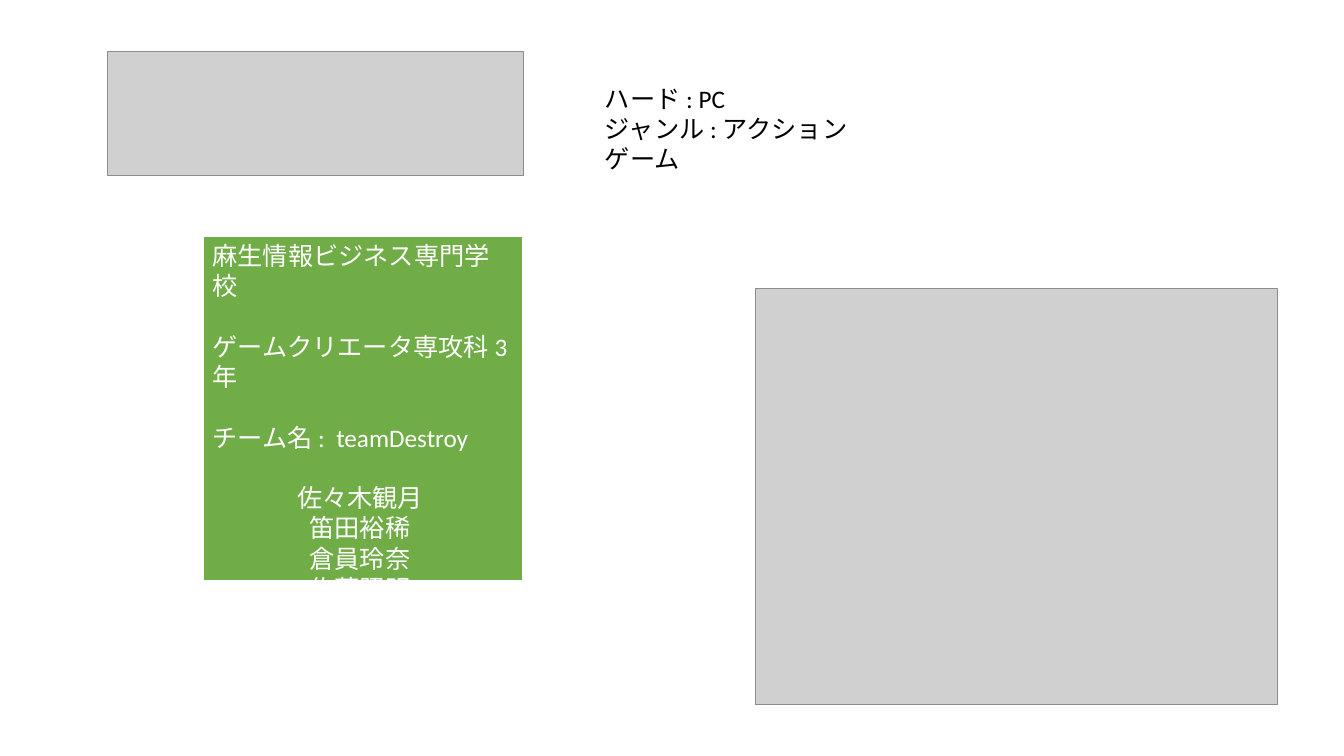
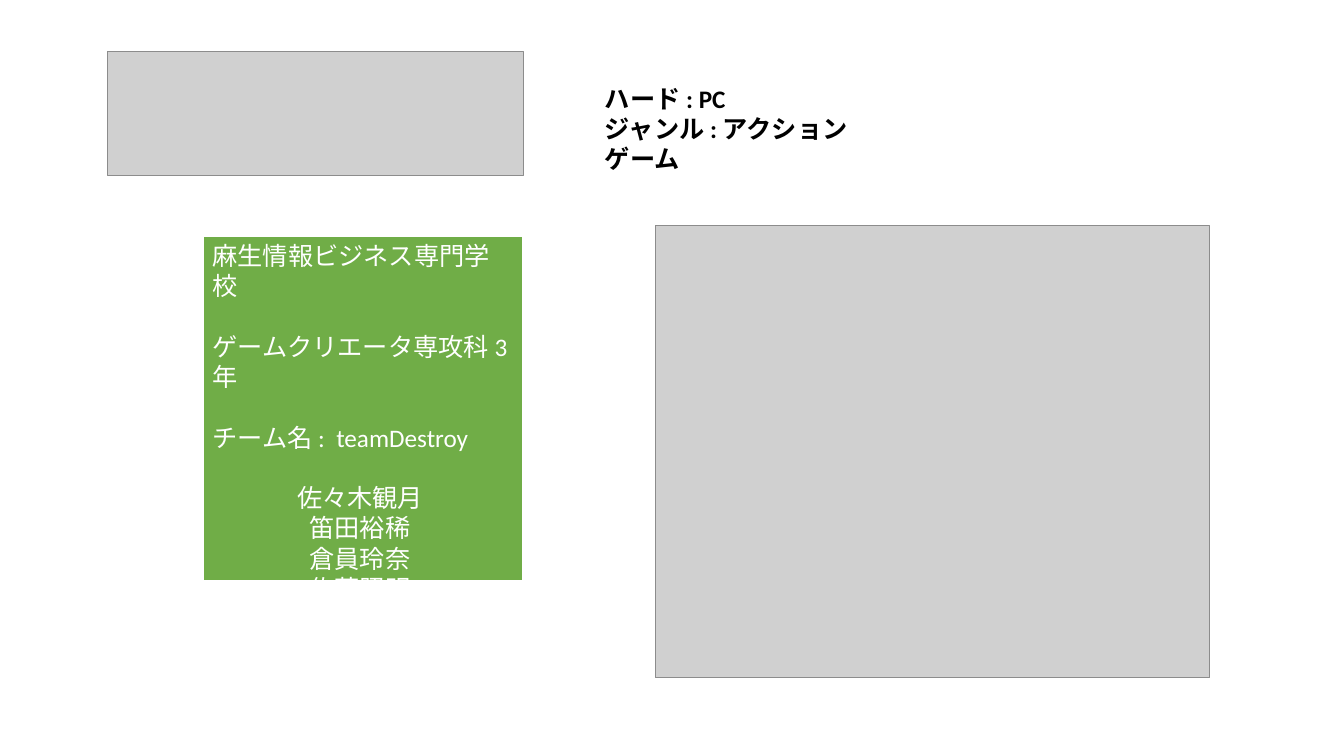
Before and after one commit to telrinrin02486/GameFile, a slide deck: slide 1 of asiman.pptx. Drawn at 1344x756 pixels with LibreOffice and Linux fonts; fonts in the diff are those of the drawing; grey boxes stand for pictures; background and template pictures are left out. Boxes give left, top, right and bottom in pixels: in the first picture for what was removed or moved away, otherwise in the second. Text is boxed around its words. In the diff, an @@ line names an element or a change of style, - is before the commit and + after.

```diff
--- a/asiman.pptx
+++ b/asiman.pptx
@@ text "ハード : PC" at (x1=605, y1=88, x2=848, y2=170): bold on @@
@@ picture resized from (x1=756, y1=288, x2=1277, y2=705) to (x1=655, y1=226, x2=1210, y2=679) @@
```
Also in this commit, not shown: 3 other slides changed.
